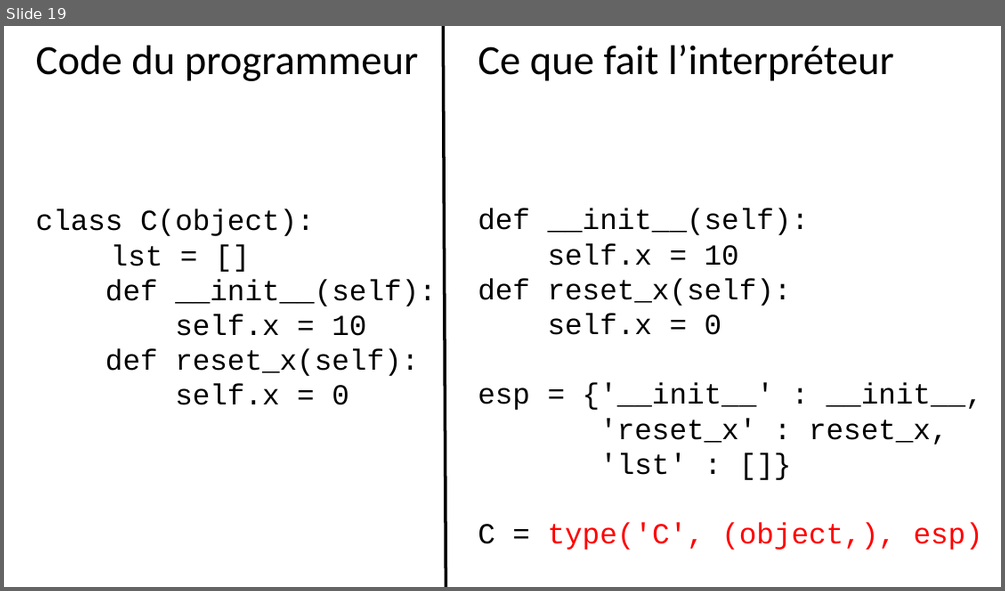
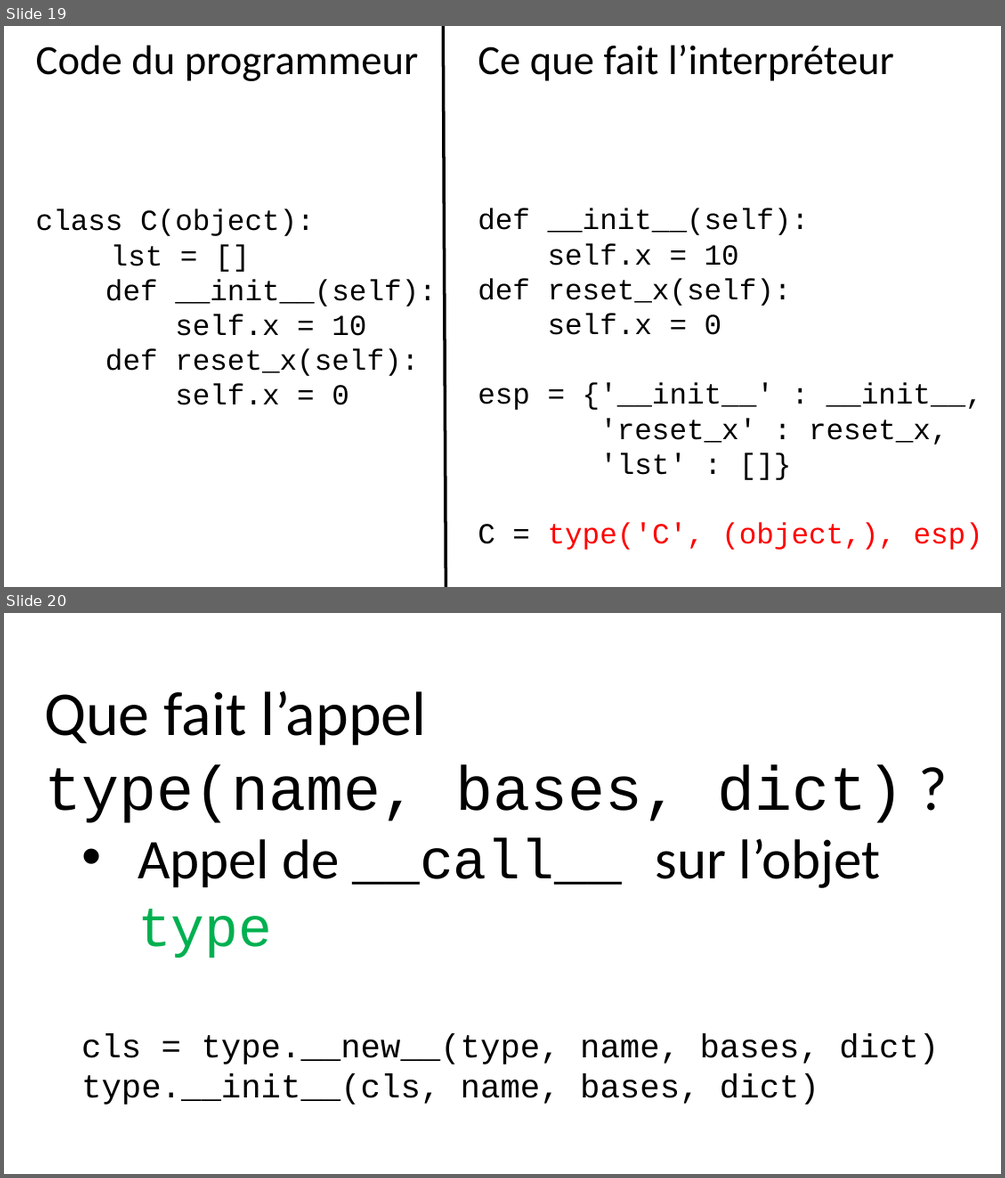
Before and after one commit to parmentelat/flotpython-archive, a slide deck: semaine7/CO12AL-W7-VIDEO04-SLIDE01.pptx. Shown one above the other, each under a label of ours: slide 19 before the commit, slides 19 and 20 after it. The pictures are 1005x591 and 1005x1178 pixels, drawn with LibreOffice and Linux fonts; fonts in the diff are those of the drawing. Boxes give left, top, right and bottom in pixels: in the first picture for what was removed or moved away, otherwise in the second. Text is boxed around its words. In the diff, an @@ line names an element or a change of style, - is before the commit and + after.

```diff
--- a/semaine7/CO12AL-W7-VIDEO04-SLIDE01.pptx
+++ b/semaine7/CO12AL-W7-VIDEO04-SLIDE01.pptx
@@ slide 20 added at [4, 613, 1001, 1174], background #FFFFFF @@
@@ text added at [44, 690, 938, 1104], 32 pt, text #000000 @@
+Que fait l’appel
+type(name, bases, dict) ?
+  • Appel de __call__ sur l’objet type
+cls = type.__new__(type, name, bases, dict)
+type.__init__(cls, name, bases, dict)
```
Also in this commit, not shown: 1 slide changed, 2 other slides added, 1 slide removed, 1 other file.
